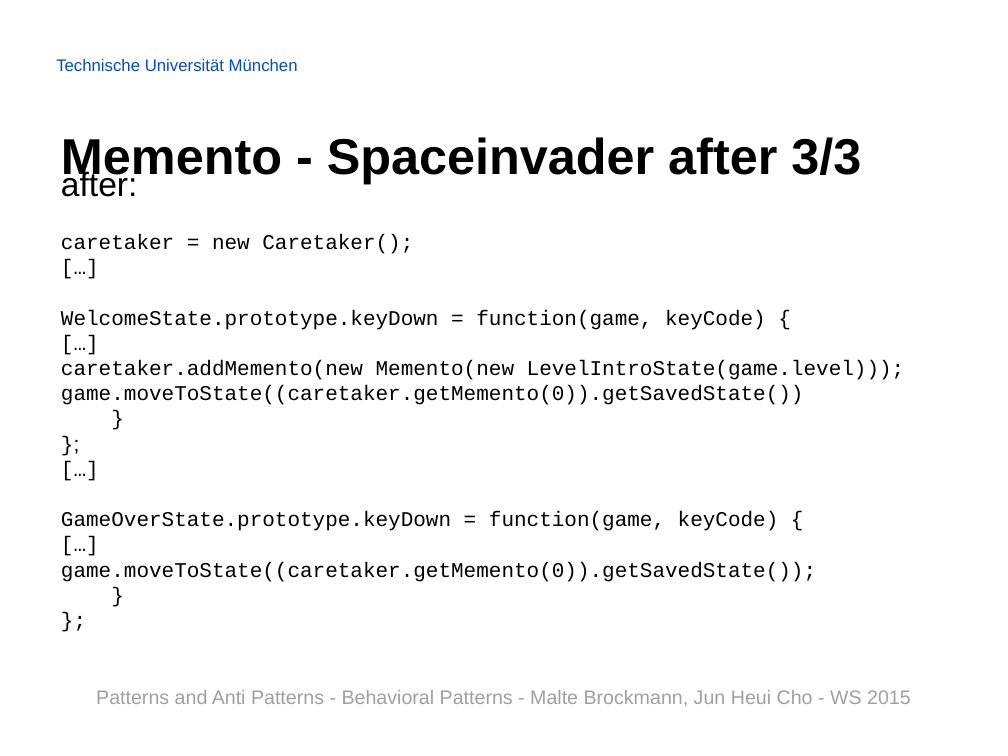
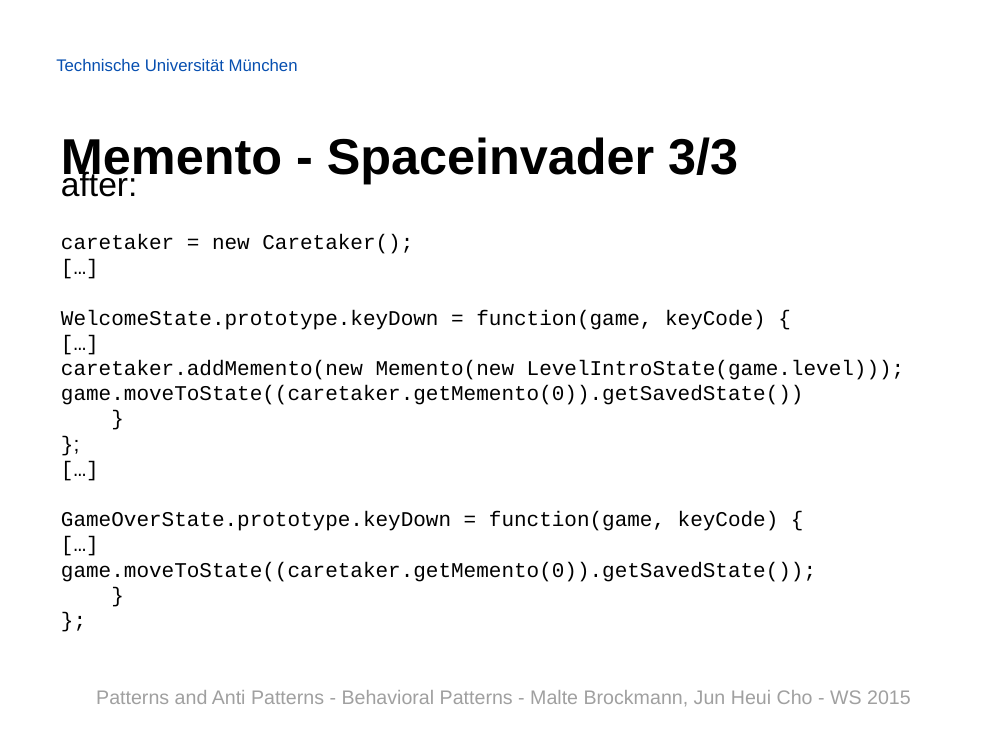
Before and after one commit to Painted6/Behavioral-design-patterns, a slide deck: slide 14 of Behavioral Patterns - JS Patterns and Anti Patterns.pptx. Drawn at 1008x756 pixels with LibreOffice and Linux fonts; fonts in the diff are those of the drawing; background and template pictures are left out. Boxes give left, top, right and bottom in pixels: in the first picture for what was removed or moved away, otherwise in the second. Text is boxed around its words. In the diff, an @@ line names an element or a change of style, - is before the commit and + after.

Commit message:
addes chain of responsibility and added marker for what changed befor->after

```diff
--- a/Behavioral Patterns - JS Patterns and Anti Patterns.pptx
+++ b/Behavioral Patterns - JS Patterns and Anti Patterns.pptx
@@ title at (61,137,738,184): text changed @@
-Memento - Spaceinvader after 3/3
+Memento - Spaceinvader 3/3
```
Also in this commit, not shown: 5 other slides changed, 6 slides added.
